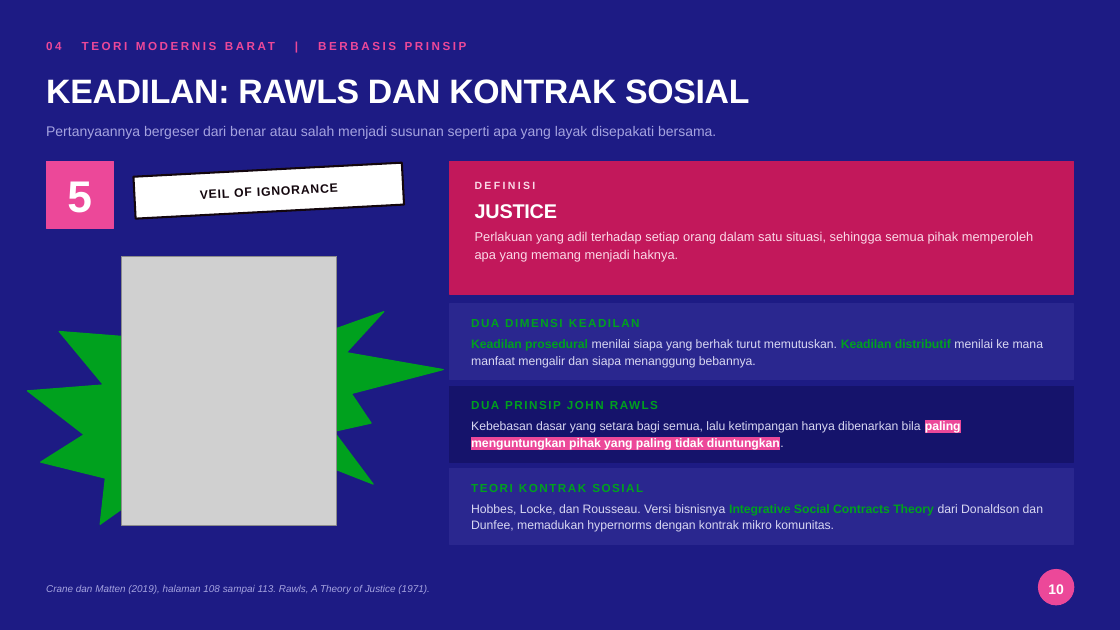
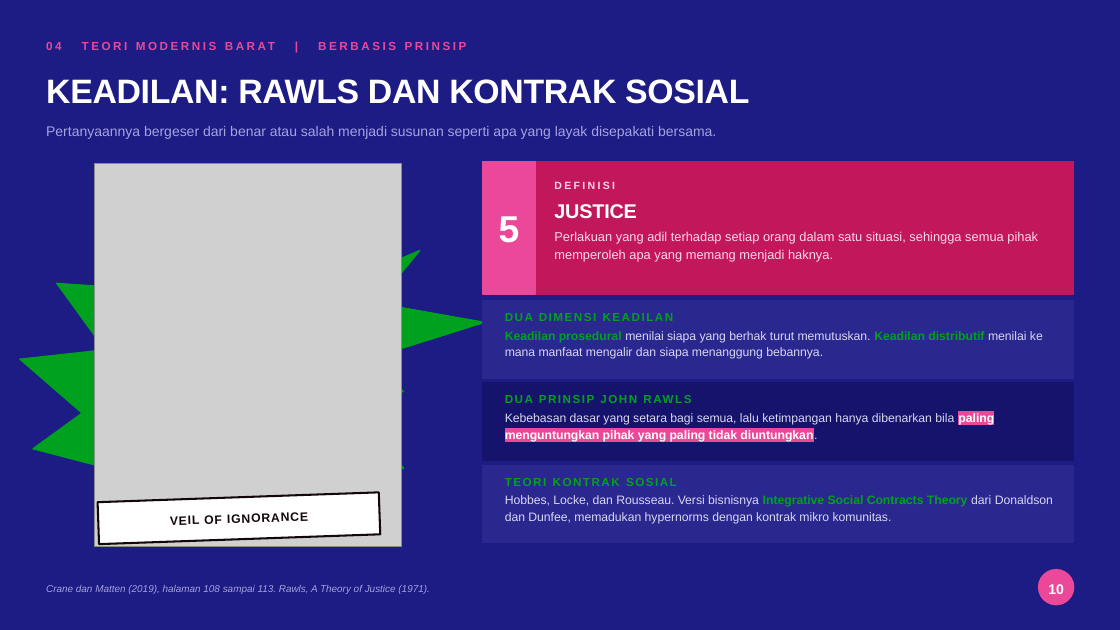
Before and after one commit to aslihabnuri/Dom-Manipulation, a slide deck: slide 10 of business-ethics/WOW-Business-Ethics-Hilirisasi-Nikel.pptx. Drawn at 1120x630 pixels with LibreOffice and Linux fonts; fonts in the diff are those of the drawing; grey boxes stand for pictures; background and template pictures are left out. Boxes give left, top, right and bottom in pixels: in the first picture for what was removed or moved away, otherwise in the second. Text is boxed around its words. In the diff, an @@ line names an element or a change of style, - is before the commit and + after.

```diff
--- a/business-ethics/WOW-Business-Ethics-Hilirisasi-Nikel.pptx
+++ b/business-ethics/WOW-Business-Ethics-Hilirisasi-Nikel.pptx
@@ irregular seal: place and size @@
-irregular seal at box(9, 215, 458, 574)
+irregular seal at box(0, 137, 503, 581)
@@ rectangle removed at box(46, 161, 113, 229) @@
@@ picture: place and size @@
-picture at box(121, 256, 337, 525)
+picture at box(94, 164, 401, 546)
@@ rectangle: place and size @@
-rectangle at box(450, 161, 1074, 294)
+rectangle at box(483, 161, 1074, 294)
@@ text "5": place and size @@
-text "5" at box(67, 181, 92, 213)
+text "5" at box(499, 216, 520, 243)
@@ text "5" at box(499, 216, 520, 243): size 38 to 32 pt @@
@@ rectangle added at box(483, 161, 535, 294), fill #EC4899, outline #EC4899 1 pt @@
@@ text "DEFINISI": place and size @@
-text "DEFINISI" at box(475, 181, 536, 189)
+text "DEFINISI" at box(554, 181, 615, 189)
@@ text "JUSTICE": place and size @@
-text "JUSTICE" at box(475, 204, 558, 219)
+text "JUSTICE" at box(554, 204, 637, 219)
@@ text "Perlakuan yang adil terhadap setiap ..." rewrapped from box(475, 231, 1033, 262) to box(554, 231, 1038, 262) @@
@@ rectangle: place and size @@
-rectangle at box(450, 304, 1074, 380)
+rectangle at box(483, 301, 1074, 378)
@@ text "Keadilan prosedural menilai siapa yang ..." rewrapped from box(471, 339, 1043, 368) to box(505, 331, 1043, 359) @@
@@ text "DUA DIMENSI KEADILAN": place and size @@
-text "DUA DIMENSI KEADILAN" at box(471, 319, 640, 327)
+text "DUA DIMENSI KEADILAN" at box(505, 313, 674, 321)
@@ rectangle: place and size @@
-rectangle at box(450, 386, 1074, 462)
+rectangle at box(483, 383, 1074, 460)
@@ text "DUA PRINSIP JOHN RAWLS" rewrapped from box(471, 393, 1054, 415) to box(505, 388, 1054, 408) @@
@@ text "Kebebasan dasar yang setara bagi ...": place and size @@
-text "Kebebasan dasar yang setara bagi ..." at box(471, 421, 961, 451)
+text "Kebebasan dasar yang setara bagi ..." at box(505, 413, 994, 442)
@@ rectangle: place and size @@
-rectangle at box(450, 469, 1074, 544)
+rectangle at box(483, 465, 1074, 543)
@@ text "TEORI KONTRAK SOSIAL": place and size @@
-text "TEORI KONTRAK SOSIAL" at box(471, 484, 643, 492)
+text "TEORI KONTRAK SOSIAL" at box(505, 478, 677, 486)
@@ text "VEIL OF IGNORANCE": place and size @@
-text "VEIL OF IGNORANCE" at box(234, 187, 252, 197)
+text "VEIL OF IGNORANCE" at box(204, 515, 222, 524)
@@ text "VEIL OF IGNORANCE" at box(204, 515, 222, 524): rotation 357 to 358 degrees @@
@@ rectangle at box(98, 493, 380, 544): rotation 357 to 358 degrees @@
@@ text "Hobbes, Locke, dan Rousseau. Versi ..." rewrapped from box(471, 504, 1043, 532) to box(505, 495, 1053, 524) @@
```
Also in this commit, not shown: 17 other slides changed, 4 other files.
